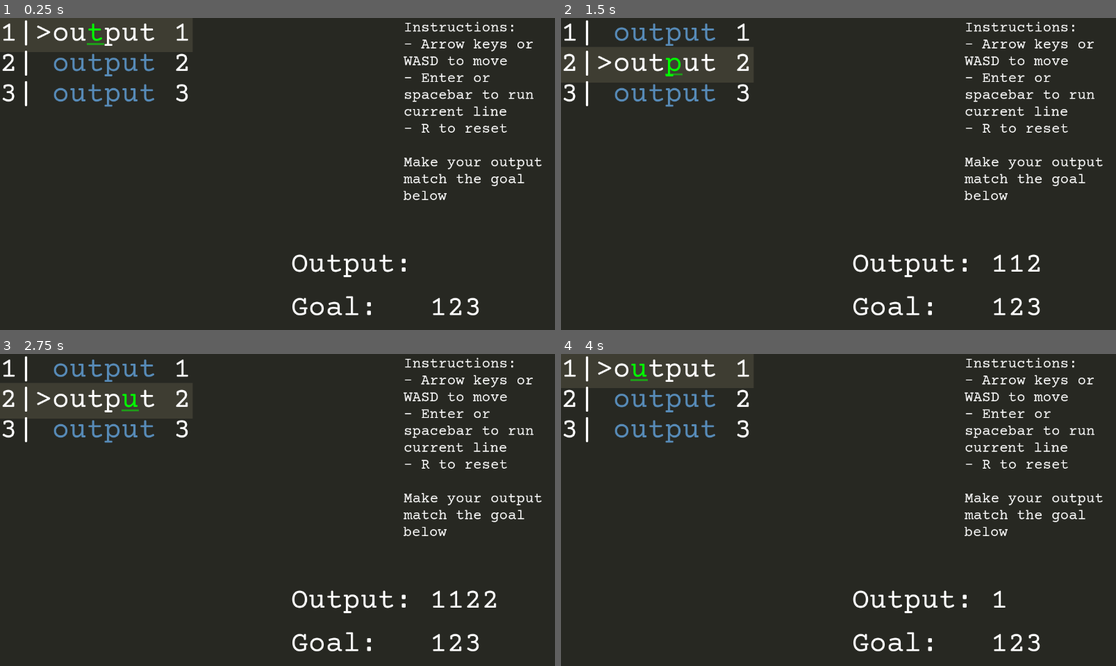
Above: before the commit, frames 1-4 (two rows, left to right).
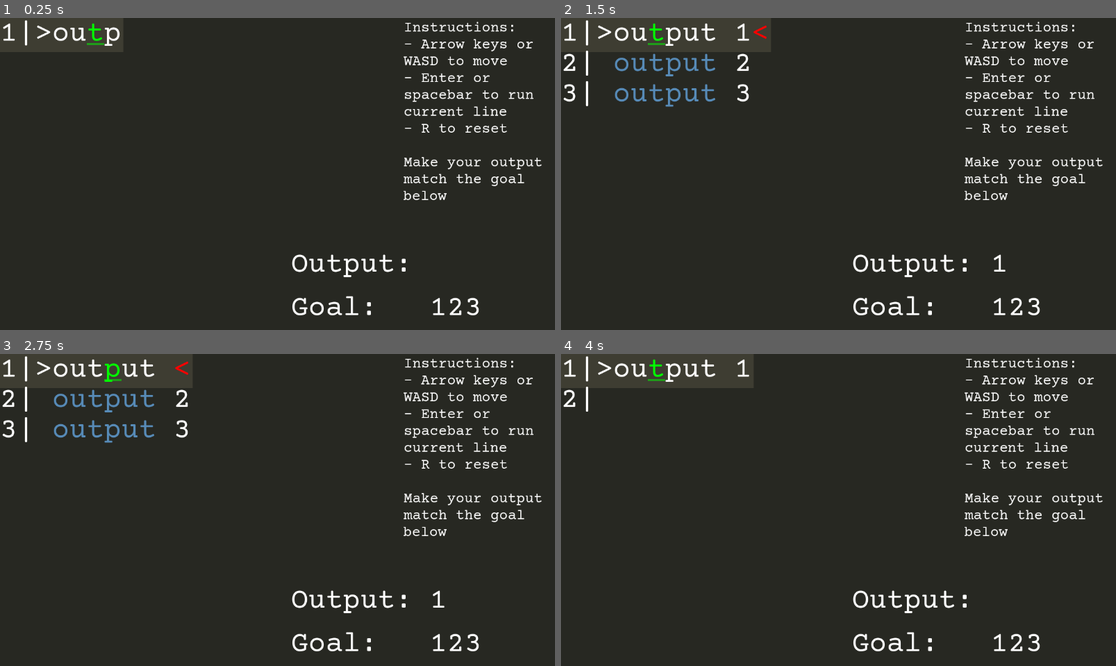
Above: after the commit, the same moments.

Repository: Goldenlion5648/YouAreTheCode
Game: Godot game, scene res://objects/main_scene.tscn
The game is run twice, just before and just after one commit, with the same random seed, the same clock (stepped at 60 frames per second) and the same inputs.
Inputs (mouse positions are in pixels of both pictures, inside the frame that each line leads up to):
- Up to frame 1 (0.25 s): no input
- Up to frame 2 (1.5 s): tap Enter (enter_word) at 0.5, 0.6, 1.35 s; move the mouse to (760, 180) at 0.52 s; hold D (right) 0.53-1.28 s; click (760, 180) at 0.67 s; move the mouse to (982, 267) at 1.27 s; hold S (down) from 1.28 s (still down); click (982, 267) at 1.42 s
- Up to frame 3 (2.75 s): move the mouse to (421, 647) at 2.02 s; release S (down) at 2.03 s; hold D (right) from 2.03 s (still down); tap Enter (enter_word) at 2.1 s; click (421, 647) at 2.17 s
- Up to frame 4 (4 s): move the mouse to (810, 572) at 2.77 s; release D (right) at 2.78 s; hold W (up) 2.78-3.53 s; tap Enter (enter_word) at 2.85, 3.6 s; click (810, 572) at 2.92 s; tap R (reset) at 3.5 s; move the mouse to (1005, 556) at 3.52 s; hold Left (left) from 3.53 s (still down)

The runs differ from the first frame. In frame 1, 1.2% of the frame differs, in the area x 0-35%, y 1-29%; in frame 2, 1.1%; in frame 3, 1.2%; in frame 4, 1.1%.

Commit message:
intro and animated text added

Diff:
--- a/globals/globals.gd
+++ b/globals/globals.gd
@@ -56,9 +56,11 @@
 ]
 
 var deleting_data = [
-	[],
 	[
-		"",
+		"<"
+	],
+	[
+		"-<",
 		"",
 		"",
 		"----<"
@@ -74,7 +76,7 @@
 		"",
 		"",
 		"",
-		"-«",
+		"-<",
 	],
 	[
 		"",
--- a/objects/interactable_code.gd
+++ b/objects/interactable_code.gd
@@ -4,6 +4,9 @@
 
 var player_current_line_number = 0
 var player_pos_in_line = 2
+var level_typed_progress = 0
+var allowed_to_type = false
+var cursor_on = true
 
 var next_level_text = "submit"
 var output_word = "output"
@@ -25,7 +28,9 @@
 	show_backspace_coming()
 	self.text_to_show = Globals.get_current_level_data()
 	print(zip_coming_characters(text_to_show))
-	self.text = get_formatted_text_to_show()
+#TODO ADD THIS BACK IF NEEDED
+#	self.text = get_formatted_text_to_show(text_to_show)
+
 	var a = [1, 2, 3]
 	var b = a.duplicate(true)
 	a.pop_back()
@@ -84,26 +89,28 @@
 	var lines = to_add_to.split("\n")
 	for i in range(lines.size()):
 		if player_current_line_number == i:
-			lines[i] = "[bgcolor=#3e3d32]" + str(i + 1) + "|" + ">" + lines[i] + "[/bgcolor]"
+			lines[i] = "[bgcolor=#3e3d32]" + str(i + 1) + "|" + (">" if cursor_on else " ") + lines[i] + "[/bgcolor]"
 		else:
 			lines[i] = str(i + 1) + "|" + " " + lines[i]
 	return "\n".join(lines)
 
-func get_formatted_text_to_show():
+func get_formatted_text_to_show(to_format: String):
 	var player_overall_pos = get_player_overall_pos()
-	var player_pos_showing = (text_to_show.substr(0, player_overall_pos) +
-				"[u][color=green]" + text_to_show.substr(player_overall_pos, 1) + "[/color][/u][font_size=1].[/font_size]" +
-				text_to_show.substr(player_overall_pos + 1))
+	var player_pos_showing = (to_format.substr(0, player_overall_pos) +
+				"[u][color=green]" + to_format.substr(player_overall_pos, 1) + "[/color][/u][font_size=1].[/font_size]" +
+				to_format.substr(player_overall_pos + 1))
 
 #	print("player_pos_showing\n", player_pos_showing)
 #	var lines_for_highlight = player_pos_showing.split("\n")
 #	lines_for_highlight[player_current_line_number] = "[u]" + lines_for_highlight[player_current_line_number] + "[/u]"
 #	var zipped = zip_coming_characters("\n".join(lines_for_highlight))
-	var zipped = zip_coming_characters(player_pos_showing)
+	var zipped = player_pos_showing
+	if allowed_to_type:
+		zipped = zip_coming_characters(player_pos_showing)
 #	print("zipped\n", zipped)
 	var with_line_numbers = add_line_numbers(zipped)
 	var with_code_tag = Globals.add_code_tag_to_string(with_line_numbers)
-	print("with code tag\n", with_code_tag)
+#	print("with code tag\n", with_code_tag)
 	var syntax_colored = add_syntax_coloring(with_code_tag)
 	return syntax_colored
 
@@ -146,7 +153,7 @@
 
 
 func update_text_display():
-	self.text = get_formatted_text_to_show()
+	self.text = get_formatted_text_to_show(text_to_show)
 #	print("current line is ", player_current_line_number)
 #	print("current pos in line is ", player_pos_in_line)
 
@@ -213,6 +220,8 @@
 
 func check_input():
 	var moved = false
+	if not allowed_to_type:
+		return
 	if Input.is_action_just_pressed("enter_word"):
 		print("checking")
 		run_current_line()
@@ -263,3 +272,24 @@
 func _on_move_in_deleting_characters_timeout():
 	pass
 #	move_deleting_characters()
+
+
+
+func _on_spawn_code_timer_timeout():
+	level_typed_progress += 1
+	self.text = get_formatted_text_to_show(text_to_show.substr(0, level_typed_progress))
+	if level_typed_progress >= text_to_show.length():
+		$spawnCodeTimer.stop()
+		allowed_to_type = true
+		update_text_display()
+	pass # Replace with function body.
+
+
+
+
+
+func _on_blink_cursor_timer_timeout():
+	cursor_on = not cursor_on
+	if allowed_to_type:
+		update_text_display()
+	$blinkCursorTimer.start(.6)
--- a/objects/interactable_code.tscn
+++ b/objects/interactable_code.tscn
@@ -52,6 +52,16 @@
 stream = ExtResource("7_ysogq")
 pitch_scale = 1.72
 
+[node name="spawnCodeTimer" type="Timer" parent="."]
+wait_time = 0.05
+autostart = true
+
+[node name="blinkCursorTimer" type="Timer" parent="."]
+wait_time = 0.75
+autostart = true
+
 [connection signal="timeout" from="deleteFromEndTimer" to="." method="_on_delete_from_end_timer_timeout"]
 [connection signal="timeout" from="moveInDeletingCharacters" to="." method="_on_move_in_deleting_characters_timeout"]
 [connection signal="timeout" from="startNewLevelTimer" to="." method="_on_start_new_level_timer_timeout"]
+[connection signal="timeout" from="spawnCodeTimer" to="." method="_on_spawn_code_timer_timeout"]
+[connection signal="timeout" from="blinkCursorTimer" to="." method="_on_blink_cursor_timer_timeout"]
--- /dev/null
+++ b/objects/intro.gd
@@ -0,0 +1,33 @@
+extends RichTextLabel
+
+var type_progress = 0
+var to_show = """Now you are the computer!
+Don't let the code that you need get deleted by the user!"""
+var can_start_game = false
+
+# Called when the node enters the scene tree for the first time.
+func _ready():
+	pass # Replace with function body.
+
+func add_formatting(to_format: String):
+	return (
+		"[center]" +
+		Globals.add_code_tag_to_string(to_format) +
+		"[/center]"
+	)
+
+
+# Called every frame. 'delta' is the elapsed time since the previous frame.
+func _process(delta):
+	if Input.is_action_just_pressed("enter_word") and can_start_game:
+		get_tree().change_scene_to_file("res://objects/main_scene.tscn")
+
+
+func _on_intro_timer_timeout():
+	type_progress += 1
+	self.text = add_formatting(to_show.substr(0, type_progress))
+	if type_progress >= to_show.length() + 30:
+		can_start_game = true
+		$hintText.visible = true
+	$introTimer.start(.04)
+	pass # Replace with function body.
--- /dev/null
+++ b/objects/intro_scene.tscn
@@ -0,0 +1,30 @@
+[gd_scene load_steps=3 format=3 uid="uid://b785g1wongak"]
+
+[ext_resource type="PackedScene" uid="uid://c861ilg07e3r7" path="res://objects/goal_output.tscn" id="1_6yyw3"]
+[ext_resource type="Script" path="res://objects/intro.gd" id="2_2g7qk"]
+
+[node name="introScene" type="Node2D"]
+
+[node name="intro" parent="." instance=ExtResource("1_6yyw3")]
+offset_top = 125.0
+offset_right = 1151.0
+offset_bottom = 483.0
+theme_override_font_sizes/mono_font_size = 60
+text = ""
+script = ExtResource("2_2g7qk")
+
+[node name="introTimer" type="Timer" parent="intro"]
+autostart = true
+
+[node name="hintText" parent="intro" instance=ExtResource("1_6yyw3")]
+visible = false
+top_level = true
+offset_left = 2.0
+offset_top = 526.0
+offset_right = 1164.0
+offset_bottom = 648.0
+theme_override_font_sizes/mono_font_size = 54
+text = "[center][code]Press Enter or Spacebar to start[/code][/center]"
+script = ExtResource("2_2g7qk")
+
+[connection signal="timeout" from="intro/introTimer" to="intro" method="_on_intro_timer_timeout"]
